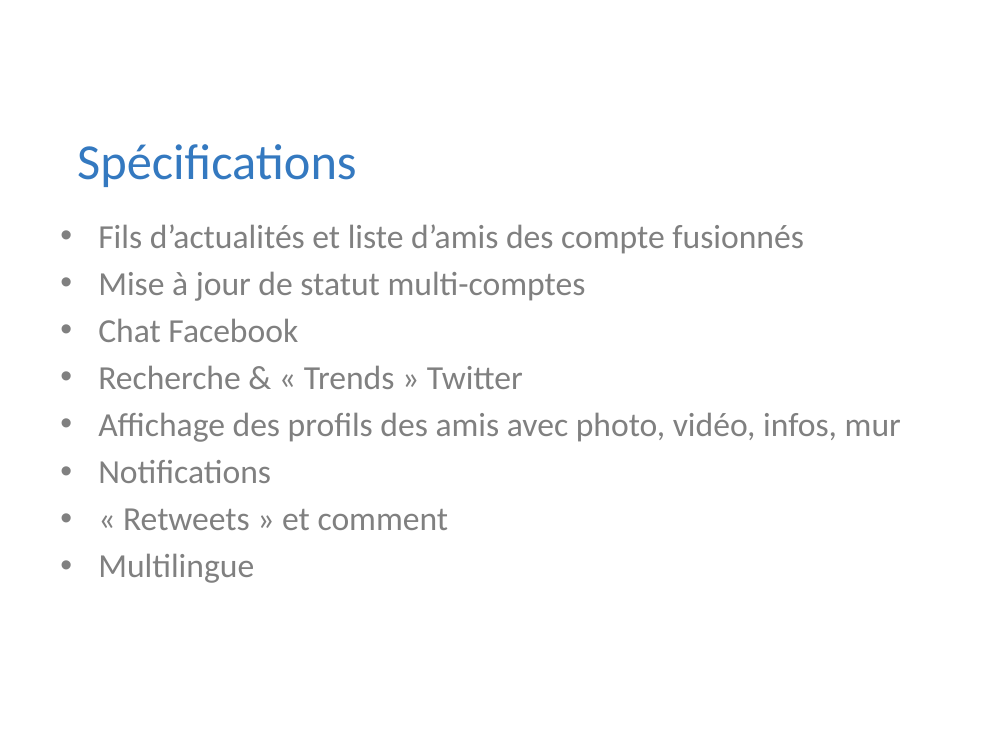
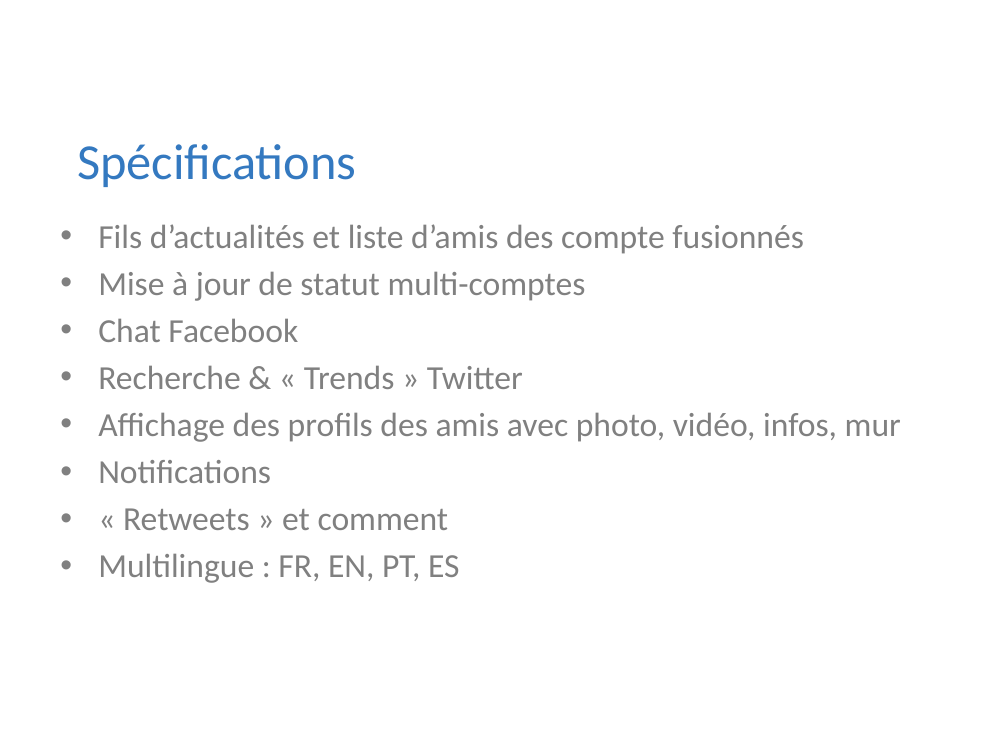
Before and after one commit to Riges/eip-silverlight, a slide deck: slide 9 of Docs/eip 10.09.11/myNETwork.pptx. Drawn at 1008x756 pixels with LibreOffice and Linux fonts; fonts in the diff are those of the drawing; background and template pictures are left out. Boxes give left, top, right and bottom in pixels: in the first picture for what was removed or moved away, otherwise in the second. Text is boxed around its words. In the diff, an @@ line names an element or a change of style, - is before the commit and + after.

```diff
--- a/Docs/eip 10.09.11/myNETwork.pptx
+++ b/Docs/eip 10.09.11/myNETwork.pptx
@@ text at (98, 553, 459, 583): text changed @@
-• Multilingue
+• Multilingue : FR, EN, PT, ES
```
Also in this commit, not shown: 2 other slides changed, 2 slides removed.
